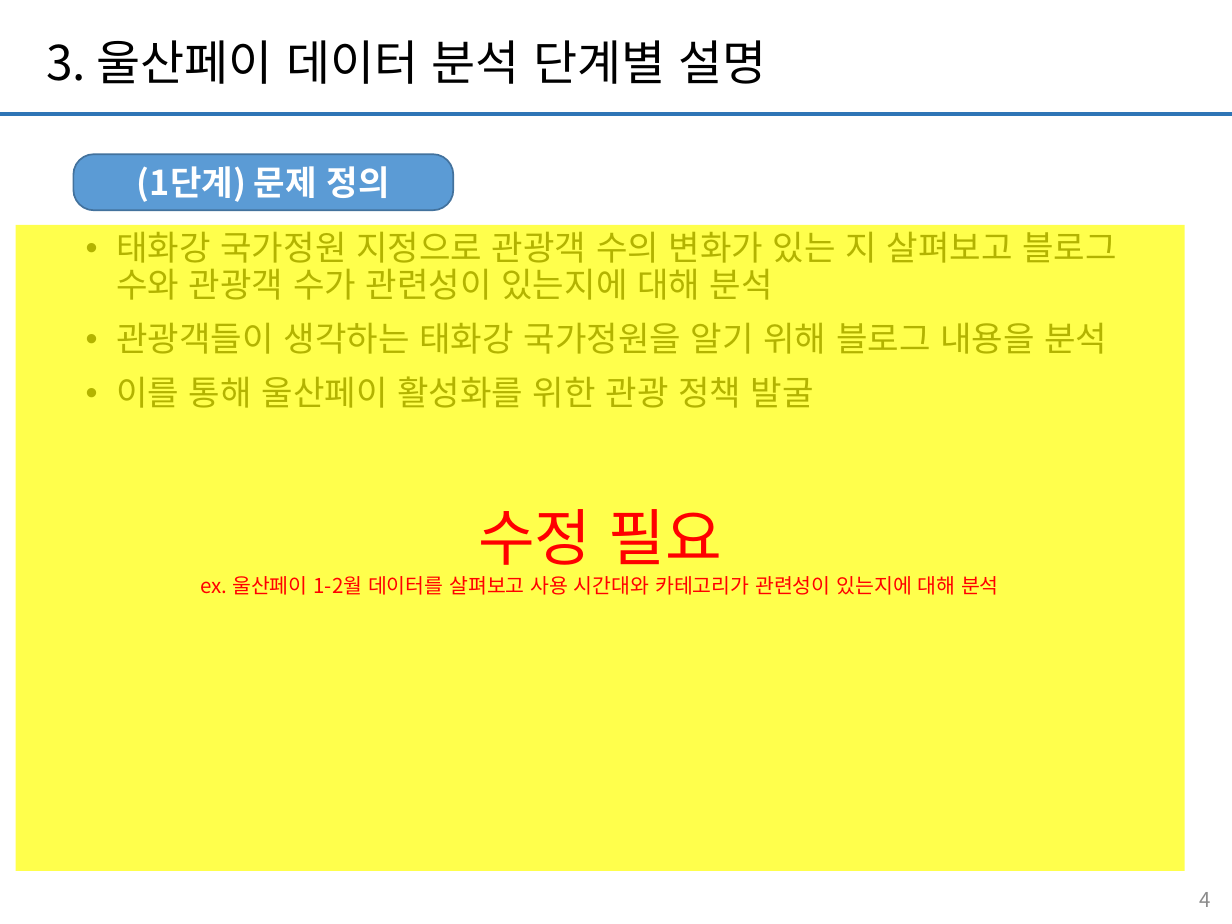
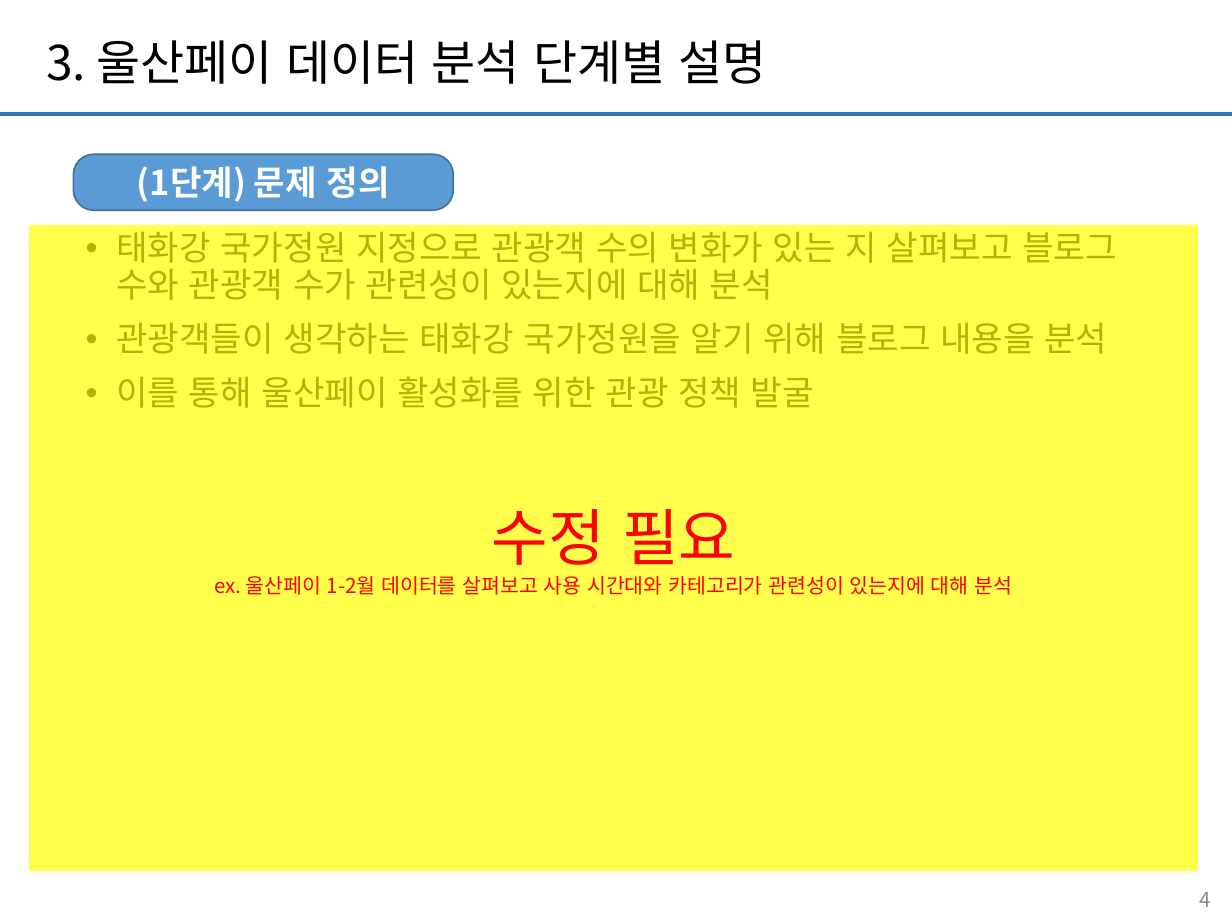
Before and after one commit to jamesjhk/Project_B, a slide deck: slide 4 of 빅데이터 기반 울산페이 사용 분석 보고서_ProjectB(종합).pptx. Drawn at 1232x924 pixels with LibreOffice and Linux fonts; fonts in the diff are those of the drawing. Boxes give left, top, right and bottom in pixels: in the first picture for what was removed or moved away, otherwise in the second. Text is boxed around its words. In the diff, an @@ line names an element or a change of style, - is before the commit and + after.

```diff
--- a/빅데이터 기반 울산페이 사용 분석 보고서_ProjectB(종합).pptx
+++ b/빅데이터 기반 울산페이 사용 분석 보고서_ProjectB(종합).pptx
@@ rectangle "수정 필요": place and size @@
-rectangle "수정 필요" at [16, 224, 1185, 870]
+rectangle "수정 필요" at [30, 224, 1199, 870]
```
Also in this commit, not shown: 1 other slide changed, 2 slides added.
